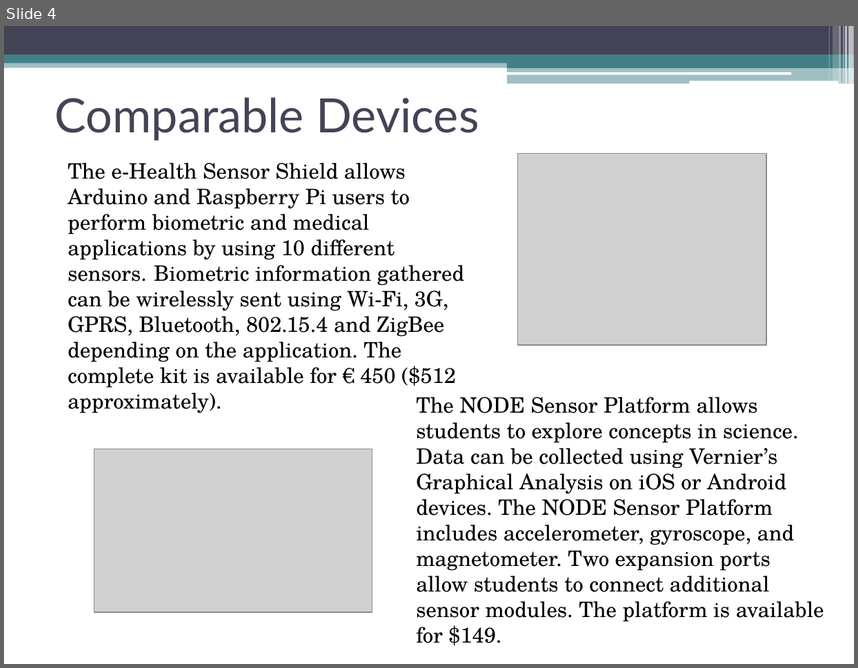
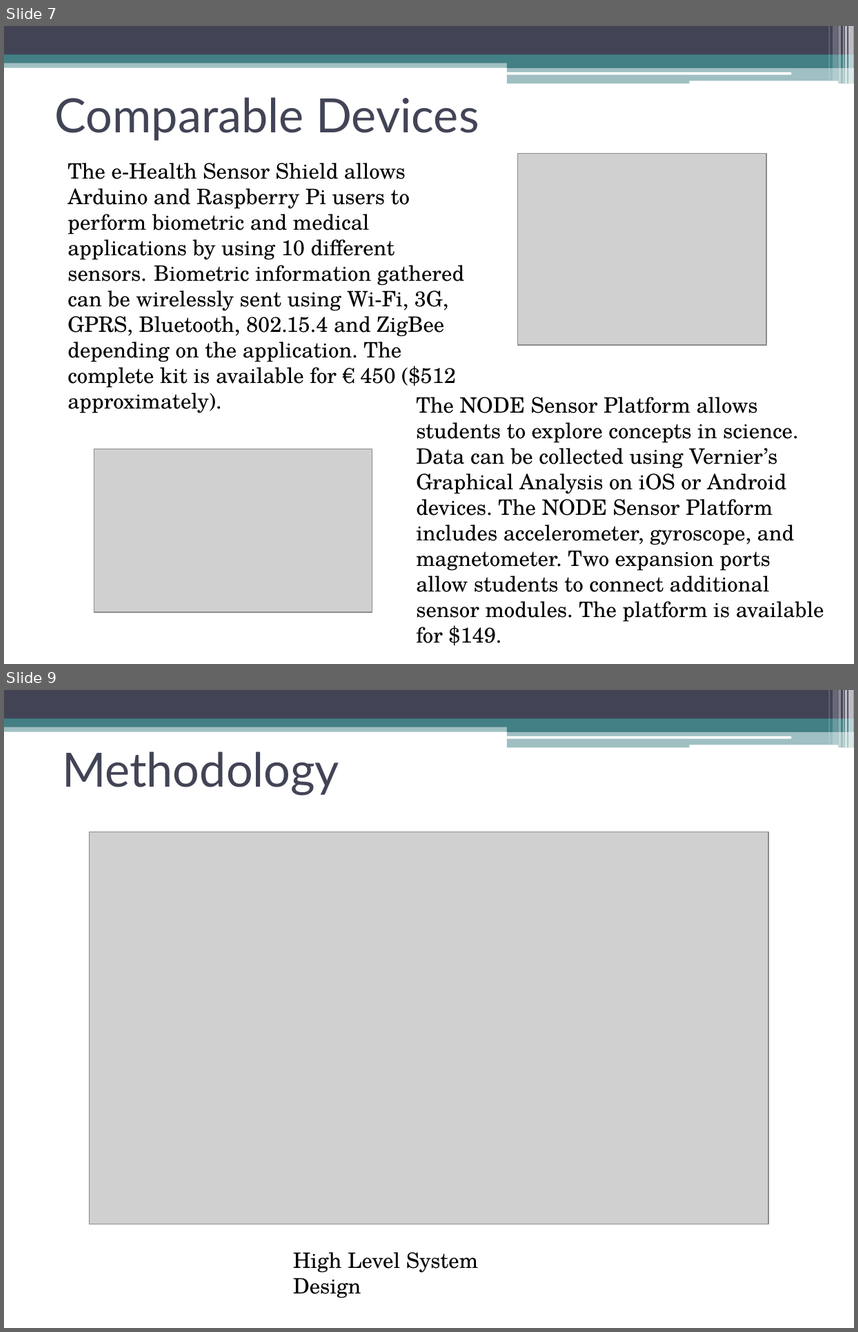
Before and after one commit to erebus-labs/sense_platform, a slide deck: Project Flow Documents/Project Documents/Powerpoint.pptx. Shown one above the other, each under a label of ours: slide 4 before the commit, slides 7 and 9 after it; the slides between them are not shown. The pictures are 858x668 and 858x1332 pixels, drawn with LibreOffice and Linux fonts; fonts in the diff are those of the drawing; grey boxes stand for pictures. Boxes give left, top, right and bottom in pixels: in the first picture for what was removed or moved away, otherwise in the second. Text is boxed around its words. In the diff, an @@ line names an element or a change of style, - is before the commit and + after.

```diff
--- a/Project Flow Documents/Project Documents/Powerpoint.pptx
+++ b/Project Flow Documents/Project Documents/Powerpoint.pptx
@@ slide 9 added at [4,690,854,1328], background #FFFFFF; not listed: 13 template elements that a slide beside it also shows @@
@@ title added at [62,751,339,796], 40 pt, text #424456 @@
+Methodology
@@ picture added at [89,832,769,1224] @@
@@ text added at [293,1252,478,1298], 18 pt, text #000000 @@
+High Level System Design
@@ what was slide 4 is now slide 7 @@
```
Also in this commit, not shown: 3 slides changed, 12 other slides added, 5 slides removed, 3 other files.
